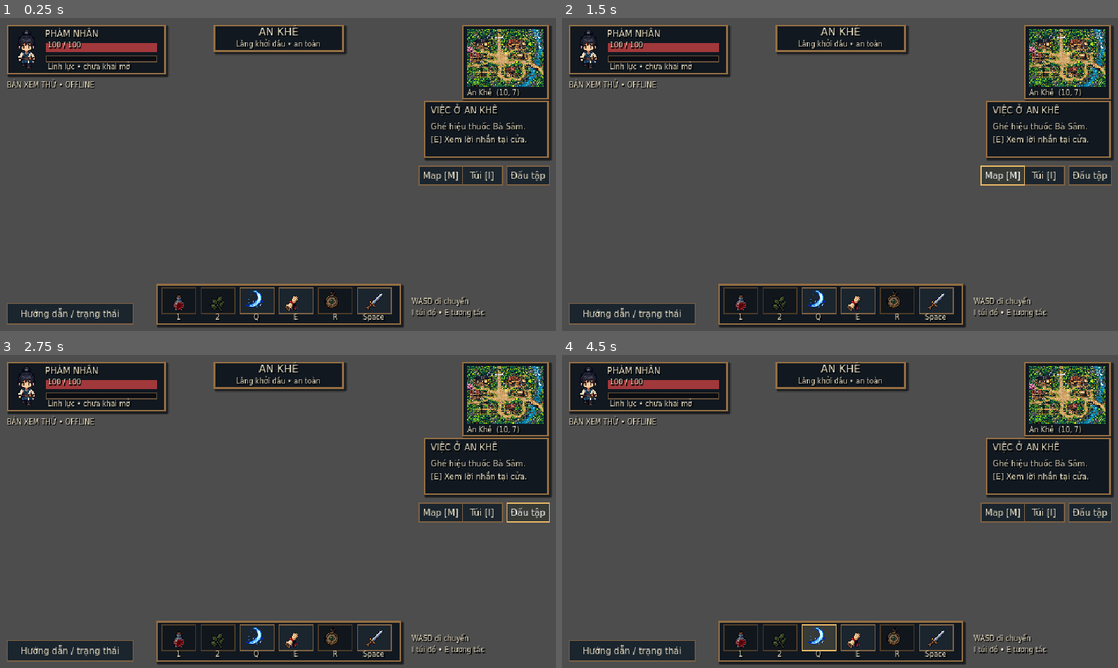
Above: before the commit, frames 1-4 (two rows, left to right).
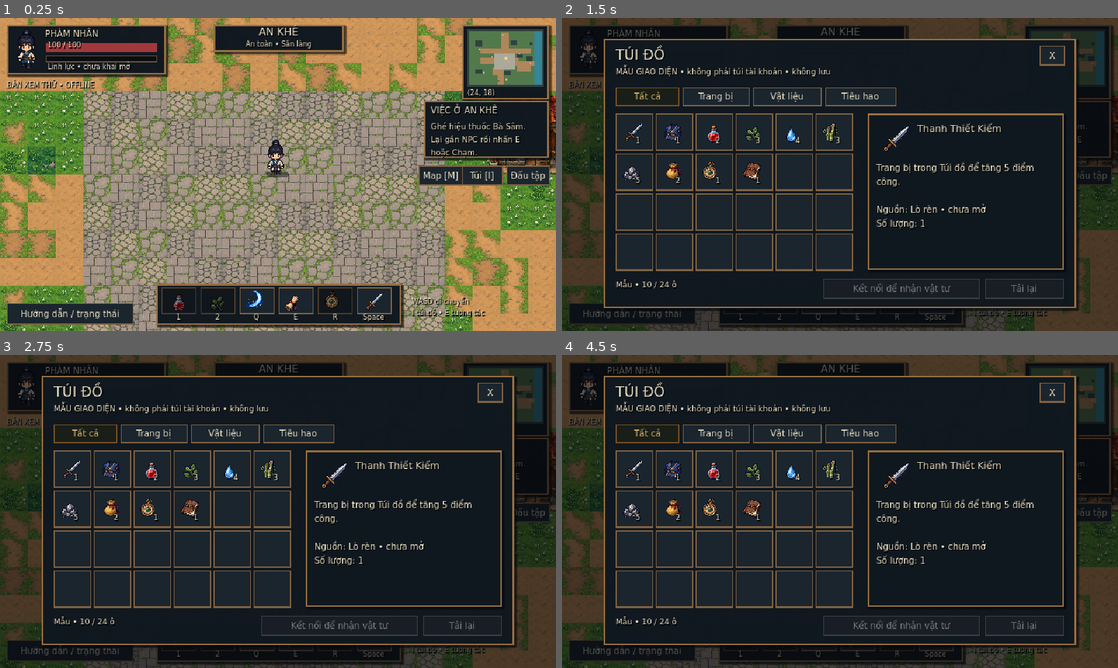
Above: after the commit, the same moments.

Repository: Vu-PTIT/tutien
Game: Godot game, scene res://scenes/main.tscn
The game is run twice, just before and just after one commit, with the same random seed, the same clock (stepped at 60 frames per second) and the same inputs.
Inputs (mouse positions are in pixels of both pictures, inside the frame that each line leads up to):
- Up to frame 1 (0.25 s): no input
- Up to frame 2 (1.5 s): click "Túi [I]" at 0.5 s; click "Map [M]" at 1.25 s
- Up to frame 3 (2.75 s): click "Đấu tập" at 2 s
- Up to frame 4 (4.5 s): click (739, 636) at 2.77 s; click (778, 636) at 3.52 s; click (817, 636) at 4.27 s

The runs differ from the first frame. In frame 1, 76% of the frame differs, in the area x 0-100%, y 0-100%; in frame 2, 84%; in frame 3, 84%; in frame 4, 84%.
Error before the commit: Parse Error: Identifier "route_connections" not declared in the current scope. (res://scripts/ui/world_map_panel.gd:103)

Commit message:
fix: load route connections in map panel

Diff:
--- a/client/scripts/ui/world_map_panel.gd
+++ b/client/scripts/ui/world_map_panel.gd
@@ -18,6 +18,7 @@
 var route_buttons: Dictionary = {}
 var map_entries: Array = []
 var catalog: Dictionary = {}
+var route_connections: Array = []
 var selected_id: String = ""
 var current_map_id: String = "m_an_khe"
 var _button_group := ButtonGroup.new()
@@ -61,6 +62,8 @@
 		push_error("Map catalog has an invalid shape")
 		return
 	catalog = parsed
+	var connections: Variant = catalog.get("route_connections", [])
+	route_connections = connections if connections is Array else []
 	var entries: Variant = catalog.get("maps", null)
 	if not entries is Array:
 		push_error("Map catalog is missing its maps array")
